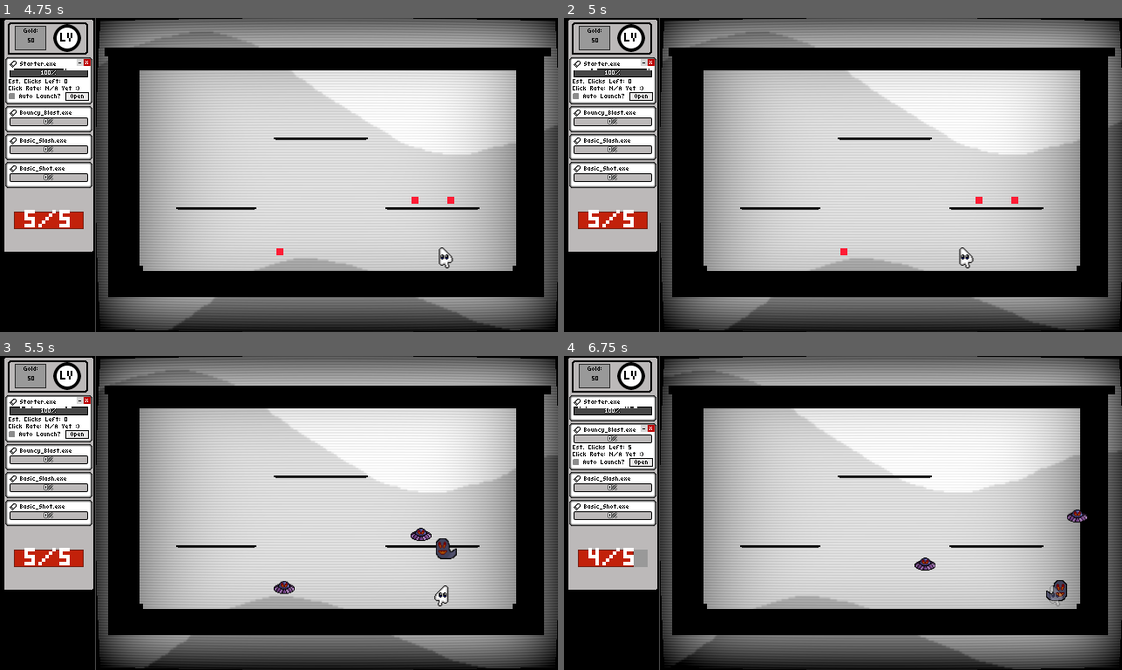
Above: before the commit, frames 1-4 (two rows, left to right).
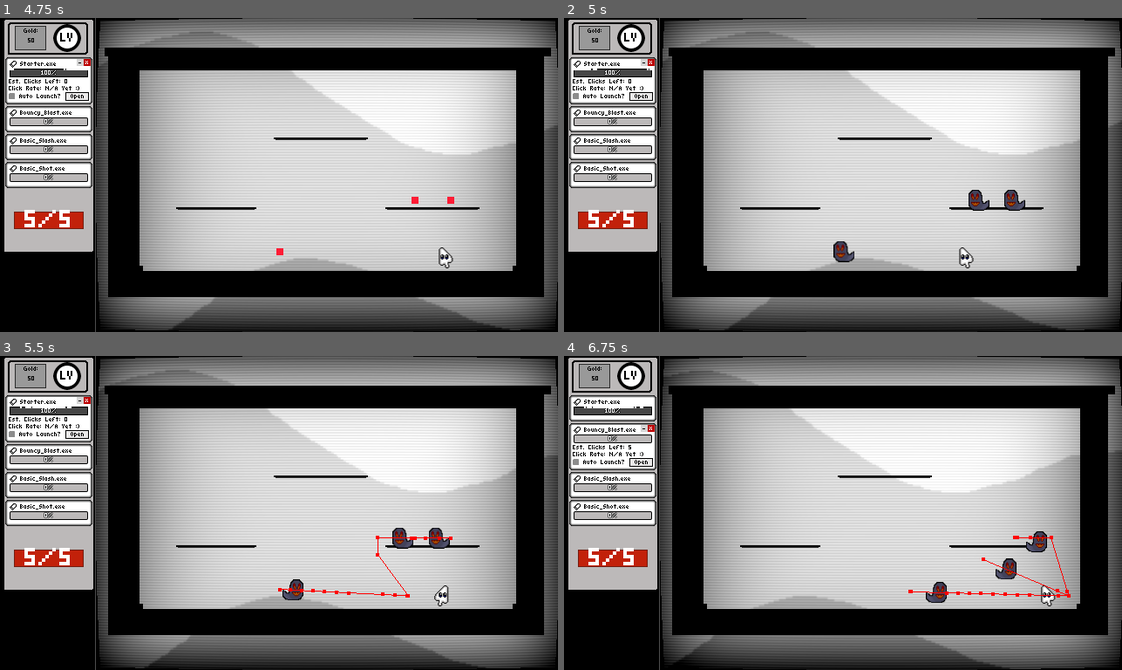
Above: after the commit, the same moments.

Repository: TNT-A/clicker-game-platformer
Game: Godot game, scene res://main_menu/main_menu.tscn
Same seed, same stepped clock (60 frames per second), same inputs: the game is played once before the commit and once after it. The engine's default icon, where the game draws it, is replaced by a stand-in: a white triangle on a blue panel in a dark square.
Inputs (mouse positions are in pixels of both pictures, inside the frame that each line leads up to):
- Up to frame 1 (4.75 s): click "Quick Start" at 0.5 s; tap Space at 1.25 s; move the mouse to (401, 159) at 1.27 s; hold D (Move_Right) 1.28-2 s; hold Right mouse button (Char_Ability) 1.28-2 s; tap Enter (ui_accept) at 1.52, 3.77 s; click "Auto Launch?" at 2 s; click "Auto Launch?" at 2.75 s; move the mouse to (401, 278) at 3.52 s; hold D (Move_Right) 3.53-4.28 s; click (401, 278) at 3.6 s; move the mouse to (334, 105) at 4.27 s; hold A (Move_Left) from 4.28 s (still down); tap = (Maximize) at 4.35 s
- Up to frame 2 (5 s): keep holding A (Move_Left)
- Up to frame 3 (5.5 s): move the mouse to (251, 575) at 5.02 s; release A (Move_Left) at 5.03 s; hold D (Move_Right) from 5.03 s (still down); tap - (Minimize) at 5.1 s; tap Enter (ui_accept) at 5.27 s
- Up to frame 4 (6.75 s): move the mouse to (1010, 560) at 5.77 s; hold 1 (Num_1) 5.78-6.53 s; tap Enter (ui_accept) at 6.02 s; move the mouse to (675, 465) at 6.52 s; release D (Move_Right) at 6.53 s; hold A (Move_Left) from 6.53 s (still down); tap 2 (Num_2) at 6.6 s

Frame 1 is identical in both runs. In frame 2, 0.6% of the frame differs, in the area x 48-83%, y 54-78%; in frame 3, 1.0%; in frame 4, 1.5%, in the area x 2-94%, y 4-100%.

Commit message:
Big work on enemies: Pathfinidng & Spawn Indicators
Reworked spawn indicators to be a part of the enemy class rather than an external spawn object.

Started work on the pathfinding component. It works, but doesn't always pathfind correctly and I'm trying to determine if that's a failing of the component or the navigation regions.

Diff:
--- /dev/null
+++ b/clicker-platformer/components/pathfinding_component/pathfinding_component.gd
@@ -0,0 +1,176 @@
+extends Node2D
+class_name PathfindingComponent
+
+@onready var navigation_agent_2d: NavigationAgent2D = $NavigationAgent2D
+@onready var timer_target_reset: Timer = $TimerTargetReset
+
+@export var active : bool = true
+@export var chase_player : bool = false
+
+@export var host_node : Node
+@export var target_node : Node
+var player_node : Player
+
+@export_category("Timer Logic")
+## Controls how long before the target position is shifted to a new pivot
+@export var reset_time : float = 2.0
+
+@export_category("Stopping Logic")
+## Controls the distance maximum before the objects stops pathfinding to it's target
+@export var stop_range : float = 15.0
+
+var host_pos : Vector2
+var target_pos : Vector2
+var player_pos : Vector2
+
+func _ready() -> void:
+	if InfoManager.game_manager:
+		var cur_room = InfoManager.game_manager.current_room
+		set_nav_layer(cur_room)
+	start_timer()
+	if !is_instance_valid(player_node):
+		if is_instance_valid(InfoManager.player):
+			player_node = InfoManager.player
+
+func set_nav_layer(room : RoomBase):
+	navigation_agent_2d.set_navigation_layer_value(room.room_slot, true)
+
+func start_timer():
+	timer_target_reset.wait_time = reset_time
+	timer_target_reset.start()
+
+func _process(delta: float) -> void:
+	set_target_pos()
+
+func set_target_pos():
+	if host_node:
+		host_pos = host_node.global_position
+	if target_node:
+		target_pos = target_node.global_position
+	if player_node:
+		player_pos = player_node.global_position
+
+func make_path():
+	if target_pos:
+		navigation_agent_2d.target_position = target_pos
+
+func get_path_dir():
+	var next_path_pos := navigation_agent_2d.get_next_path_position()
+	var dir := global_position.direction_to(next_path_pos)
+	return dir
+
+func change_target(target):
+	if target != null:
+		target_node = target
+		set_target_pos()
+
+func in_target_range() -> bool:
+	var distance = global_position.distance_to(target_pos)
+	if distance <= stop_range:
+		return true
+	else:
+		return false
+
+func _on_timer_target_reset_timeout() -> void:
+	make_path()
+	start_timer()
+
+##################################################
+
+#@export_group("Resetting Target + Choosing Pivot")
+### Controls how long before the target position is shifted to a new pivot
+#@export var reset_time : float = 2.0
+### Controls the pivot distance max (so the various pathfinding objects don't stack
+#@export var pivot_range : float = 10.0
+
+#@export_group("Stopping Logic")
+### Controls the distance maximum before the objects stops pathfinding to it's target
+#@export var stop_range : float = 15.0
+
+#var has_target : bool = true
+#var target_pivot : Vector2
+#var target_decided : bool = false
+#var at_target : bool = false
+
+#func _ready() -> void:
+	#$TimerTargetReset.wait_time = reset_time
+	#$TimerTargetReset.start()
+	#if chase_player == true:
+		#target_node = player
+	#if target_node == null:
+		#has_target = false
+
+#func _physics_process(delta: float) -> void:
+	#if active:
+		#pathfinding(speed)
+	#if !active:
+		#reset_velocity()
+	#if has_target:
+		#target_vector_position = target_node.global_position
+	#if target_node == null:
+		#has_target = false
+	#if is_instance_valid(target_node):
+		#new_target(target_node.global_position, pivot_range)
+#
+#func pathfinding(speed_change):
+	#var next_path_pos := nav_agent.get_next_path_position()
+	#var dir := global_position.direction_to(next_path_pos)
+	#if host:
+		#host.velocity = host.velocity.lerp(dir * speed_change, acceleration)
+		#host.move_and_slide()
+
+#func change_target(target):
+	#if target != null:
+		#target_node = target
+		#target_decided = false
+#
+##Checks if the host is within a certain distance of their target
+#func check_distance():
+	#var distance = global_position.distance_to(target_vector_position)
+	#if distance <= stop_range:
+		#at_target = true
+	#elif distance > stop_range:
+		#at_target = false
+#
+##Pick random within range of another location [
+#func random_location(location, range_D):
+	#var rng = RandomNumberGenerator.new()
+	#var random_position : Vector2 = Vector2()
+	#random_position.x = location.x + rng.randf_range(-range_D,range_D)
+	#random_position.y = location.y + rng.randf_range(-range_D,range_D)
+	#return random_position
+#
+##Resets the pathfinding path with help of timer
+#func make_path():
+	#if target_vector_position:
+		#nav_agent.target_position = target_vector_position
+#
+##Adds a pivot distace from the actual target so that everything pathfinding to it doesn't stack
+#func new_target(target_position, range_D):
+	#if target_decided == false:
+		#target_pivot = Vector2(0,0)
+		#target_pivot = random_pivot(range_D)
+		#target_decided = true
+		##print(target_decided)
+	#target_vector_position = target_position + target_pivot
+	##print(target_vector_position, " ", target_position)
+#
+##resets the target_pivot value every 2 seconds
+#func reset_target(range_D):
+	#target_pivot = random_pivot(range_D)
+#
+##Pick random pivot distance from a target
+#func random_pivot(range_D):
+	#var rng = RandomNumberGenerator.new()
+	#var random_pivot : Vector2 = Vector2()
+	#random_pivot.x = rng.randf_range(-range_D,range_D)
+	#random_pivot.y = rng.randf_range(-range_D,range_D)
+	#return random_pivot
+#
+#func _on_timer_pathfinding_timeout() -> void:
+	#make_path()
+	#check_distance()
+#
+#func _on_timer_target_reset_timeout() -> void:
+	#reset_target(pivot_range)
+	##print("timer out")
--- /dev/null
+++ b/clicker-platformer/components/pathfinding_component/pathfinding_component.tscn
@@ -0,0 +1,17 @@
+[gd_scene load_steps=2 format=3 uid="uid://be3sw412tjllq"]
+
+[ext_resource type="Script" uid="uid://ddtbf75q1cpen" path="res://components/pathfinding_component/pathfinding_component.gd" id="1_8mrb7"]
+
+[node name="PathfindingComponent" type="Node2D"]
+script = ExtResource("1_8mrb7")
+reset_time = 0.5
+
+[node name="NavigationAgent2D" type="NavigationAgent2D" parent="."]
+navigation_layers = 0
+radius = 8.0
+debug_enabled = true
+
+[node name="TimerTargetReset" type="Timer" parent="."]
+one_shot = true
+
+[connection signal="timeout" from="TimerTargetReset" to="." method="_on_timer_target_reset_timeout"]
--- a/clicker-platformer/enemies/enemies/bounce_enemy/bounce_enemy.gd
+++ b/clicker-platformer/enemies/enemies/bounce_enemy/bounce_enemy.gd
@@ -6,6 +6,7 @@
 var can_bounce : bool = true
 
 func _ready() -> void:
+	super()
 	var rand_num = randi_range(0,3)
 	if rand_num == 0:
 		dir = Vector2(-1,1)
--- a/clicker-platformer/enemies/enemies/bully_box/bully_box.gd
+++ b/clicker-platformer/enemies/enemies/bully_box/bully_box.gd
@@ -16,6 +16,7 @@
 	move_and_slide()
 
 func _ready() -> void:
+	super()
 	var rand_num = randi_range(0,1)
 	if rand_num == 1:
 		vertical_time = true
--- a/clicker-platformer/enemies/enemies/follow_shoot/follow_shoot.gd
+++ b/clicker-platformer/enemies/enemies/follow_shoot/follow_shoot.gd
@@ -1,4 +1,6 @@
 extends Enemy
+
+@onready var pathfinding_component: PathfindingComponent = $PathfindingComponent
 
 var dir : Vector2
 @export var base_speed : int = 65
@@ -6,11 +8,16 @@
 var recoil : bool = false
 
 func _ready() -> void:
+	super()
+	if is_instance_valid(InfoManager.player):
+		pathfinding_component.target_node = InfoManager.player
+	else:
+		print("UHHHHHHHHH")
 	speed = randi_range(base_speed-25, base_speed+15)
 
 func _physics_process(delta: float) -> void:
 	if !recoil:
-		dir = (InfoManager.player.global_position - global_position).normalized()
+		dir = pathfinding_component.get_path_dir()
 	if recoil:
 		dir = (global_position - InfoManager.player.global_position).normalized()
 	velocity = dir * speed
--- a/clicker-platformer/enemies/enemies/follow_shoot/follow_shoot.tscn
+++ b/clicker-platformer/enemies/enemies/follow_shoot/follow_shoot.tscn
@@ -1,9 +1,10 @@
-[gd_scene load_steps=8 format=3 uid="uid://ckex26b6ohhog"]
+[gd_scene load_steps=9 format=3 uid="uid://ckex26b6ohhog"]
 
 [ext_resource type="Script" uid="uid://cqairrnylytqf" path="res://enemies/enemies/follow_shoot/follow_shoot.gd" id="1_4gxwk"]
 [ext_resource type="PackedScene" uid="uid://bgn6skvlyj2v4" path="res://components/health/health_component.tscn" id="2_d8ypv"]
 [ext_resource type="Texture2D" uid="uid://qsknxe1kfjr0" path="res://sprites/enemies/evil_ghost.png" id="3_hv0tj"]
 [ext_resource type="PackedScene" uid="uid://c6oyye8in20of" path="res://components/damage_zone/damage_zone.tscn" id="4_hv0tj"]
+[ext_resource type="PackedScene" uid="uid://be3sw412tjllq" path="res://components/pathfinding_component/pathfinding_component.tscn" id="5_7r7x7"]
 
 [sub_resource type="CircleShape2D" id="CircleShape2D_a6y5m"]
 radius = 3.16228
@@ -48,5 +49,8 @@
 [node name="RecoilTimer" type="Timer" parent="."]
 one_shot = true
 
+[node name="PathfindingComponent" parent="." node_paths=PackedStringArray("host_node") instance=ExtResource("5_7r7x7")]
+host_node = NodePath("..")
+
 [connection signal="body_shape_entered" from="DamageZone" to="." method="_on_damage_zone_body_shape_entered"]
 [connection signal="timeout" from="RecoilTimer" to="." method="_on_recoil_timer_timeout"]
--- a/clicker-platformer/enemies/enemies/ufo/ufo_enemy.gd
+++ b/clicker-platformer/enemies/enemies/ufo/ufo_enemy.gd
@@ -18,6 +18,7 @@
 var radius : int = 40
 
 func _ready() -> void:
+	super()
 	speed = randi_range(base_speed - 40, base_speed + 40)
 	attack_speed = randf_range(base_attack_speed - 1.0, base_attack_speed + 2.0)
 	$AttackTimer.wait_time = attack_speed
--- a/clicker-platformer/enemies/enemies/walker/walker_enemy.gd
+++ b/clicker-platformer/enemies/enemies/walker/walker_enemy.gd
@@ -12,6 +12,7 @@
 var dir = -1
 
 func _ready() -> void:
+	super()
 	speed = randi_range(base_speed - 40, base_speed + 20)
 	var rand_num = randi_range(0,1)
 	if rand_num == 0:
--- a/clicker-platformer/enemies/enemy_base/enemy.gd
+++ b/clicker-platformer/enemies/enemy_base/enemy.gd
@@ -9,7 +9,52 @@
 
 @export var is_boss : bool = false
 
+@export_category("Spawn Indicator Vars")
+@export var use_indicator : bool = false
+@export var indicator_time : float = 1.0
+@export var indicator_texture : Texture
+
+var cur_indicator : SpawnIndicator
+@onready var indicator_scene : PackedScene = preload("res://enemies/spawn_indicator/spawn_indicator.tscn")
+
 var gold : int = 10
+
+func _ready() -> void:
+	#print("Hi!")
+	#print("Im an enemy, am I using the indicator: " + str(use_indicator))
+	if use_indicator:
+		#print("Using indicator!!!")
+		spawn_indicator()
+		freeze_enemy()
+		if indicator_time >= 0:
+			await get_tree().create_timer(indicator_time).timeout
+			despawn_indicator()
+			unfreeze_enemy()
+		else:
+			despawn_indicator()
+			unfreeze_enemy()
+
+func spawn_indicator():
+	var new_indicator : SpawnIndicator = indicator_scene.instantiate()
+	new_indicator.global_position = self.global_position
+	cur_indicator = new_indicator
+	get_parent().add_child(cur_indicator)
+
+func despawn_indicator():
+	if cur_indicator:
+		cur_indicator.queue_free()
+
+func freeze_enemy():
+	print("Frozen")
+	self.process_mode = PROCESS_MODE_DISABLED
+	self.disable_mode = CollisionObject2D.DISABLE_MODE_REMOVE
+	self.visible = false
+
+func unfreeze_enemy():
+	print("Unfrozen")
+	self.process_mode = Node.PROCESS_MODE_INHERIT
+	self.disable_mode = CollisionObject2D.DISABLE_MODE_KEEP_ACTIVE
+	self.visible = true
 
 func flash():
 	if is_boss:
--- a/clicker-platformer/enemies/spawn_indicator/spawn_indicator.gd
+++ b/clicker-platformer/enemies/spawn_indicator/spawn_indicator.gd
@@ -1,14 +1,12 @@
 extends Node2D
 class_name SpawnIndicator
 
-var is_boss : bool
-var enemy_to_spawn : PackedScene
-var spawn_pos : Vector2
-
-func _on_wait_timer_timeout() -> void:
-	var new_enemy : Enemy = enemy_to_spawn.instantiate()
-	new_enemy.is_boss = is_boss
-	new_enemy.global_position = spawn_pos
-	get_parent().call_deferred("add_child", new_enemy)
-	SignalBus.enemy_spawned.emit(new_enemy)
-	queue_free()
+#var enemy_to_spawn : PackedScene
+#var spawn_pos : Vector2
+#
+#func _on_wait_timer_timeout() -> void:
+	#var new_enemy : Enemy = enemy_to_spawn.instantiate()
+	#new_enemy.global_position = spawn_pos
+	#get_parent().call_deferred("add_child", new_enemy)
+	#SignalBus.enemy_spawned.emit(new_enemy)
+	#queue_free()
--- a/clicker-platformer/enemy_controller/enemy_controller.gd
+++ b/clicker-platformer/enemy_controller/enemy_controller.gd
@@ -112,12 +112,20 @@
 
 #Spawns an enemy via a spawn indicator, letting the player know where they'll appear
 func spawn_enemy_with_indicator(enemy:PackedScene, pos:Vector2):
-	var enemy_indicator : SpawnIndicator = spawn_indicator_scene.instantiate()
-	enemy_indicator.global_position = pos
-	enemy_indicator.spawn_pos = pos
-	enemy_indicator.enemy_to_spawn = enemy
-	add_child(enemy_indicator)
-	credits -= credit_cost[enemy]
+	var new_enemy : Enemy = enemy.instantiate()
+	active_enemies.append(new_enemy)
+	enemy_count += 1
+	new_enemy.global_position = pos
+	new_enemy.use_indicator = true
+	#print(new_enemy.use_indicator)
+	call_deferred("add_child", new_enemy)
+
+	#var enemy_indicator : SpawnIndicator = spawn_indicator_scene.instantiate()
+	#enemy_indicator.global_position = pos
+	#enemy_indicator.spawn_pos = pos
+	#enemy_indicator.enemy_to_spawn = enemy
+	#add_child(enemy_indicator)
+	#credits -= credit_cost[enemy]
 
 #Adds the spawned enemy to the active_enemies list and increaes enemy_count
 func register_enemy(enemy:Enemy):
--- a/clicker-platformer/enemy_controller/enemy_pool_resource/pool_testing.tres
+++ b/clicker-platformer/enemy_controller/enemy_pool_resource/pool_testing.tres
@@ -3,30 +3,31 @@
 [ext_resource type="Script" uid="uid://dy7wxx7u31nve" path="res://enemy_controller/enemy_pool_resource/enemy_data_resource.gd" id="1_05rtk"]
 [ext_resource type="Script" uid="uid://c7n7ogi18ld38" path="res://enemy_controller/enemy_pool_resource/enemy_pool_resource.gd" id="1_442hn"]
 
-[sub_resource type="Resource" id="Resource_nh8x5"]
-script = ExtResource("1_05rtk")
-spawn_weight = 2.0
-credit_num = 3.0
-metadata/_custom_type_script = "uid://dy7wxx7u31nve"
-
 [sub_resource type="Resource" id="Resource_05rtk"]
 script = ExtResource("1_05rtk")
+spawn_weight = 3.0
 metadata/_custom_type_script = "uid://dy7wxx7u31nve"
 
 [sub_resource type="Resource" id="Resource_7vijl"]
 script = ExtResource("1_05rtk")
+spawn_weight = 3.0
 metadata/_custom_type_script = "uid://dy7wxx7u31nve"
 
 [sub_resource type="Resource" id="Resource_71anq"]
 script = ExtResource("1_05rtk")
-spawn_weight = 2.0
+spawn_weight = 50.0
 credit_num = 2.0
 metadata/_custom_type_script = "uid://dy7wxx7u31nve"
 
 [sub_resource type="Resource" id="Resource_3t0op"]
 script = ExtResource("1_05rtk")
-spawn_weight = 3.0
 credit_num = 4.0
+metadata/_custom_type_script = "uid://dy7wxx7u31nve"
+
+[sub_resource type="Resource" id="Resource_nh8x5"]
+script = ExtResource("1_05rtk")
+spawn_weight = 2.0
+credit_num = 3.0
 metadata/_custom_type_script = "uid://dy7wxx7u31nve"
 
 [resource]
--- a/clicker-platformer/game_manager/game_manager.tscn
+++ b/clicker-platformer/game_manager/game_manager.tscn
@@ -37,6 +37,7 @@
 
 [node name="RoomController" parent="SubViewportContainer/SubViewport" instance=ExtResource("3_kkxic")]
 position = Vector2(80, 0)
+num_combat_room = 5
 
 [node name="BossController" parent="SubViewportContainer/SubViewport" instance=ExtResource("4_qs53i")]
 
--- a/clicker-platformer/room_controller/room_base/room_base.gd
+++ b/clicker-platformer/room_controller/room_base/room_base.gd
@@ -115,6 +115,10 @@
 			tilemap_ref = child
 			var tilemap_size : Vector2i = get_tilemap_size(child)
 			var corner_pos : Vector2 = get_corner_pos(child)
+			#call_deferred("spawn_walls", child)
+			#call_deferred("set_area_size", child)
+			#call_deferred("change_region_dimensions", tilemap_size.x, tilemap_size.y, corner_pos)
+			#call_deferred("set_cam_pos")
 			spawn_walls(child)
 			set_area_size(child)
 			change_region_dimensions(tilemap_size.x, tilemap_size.y, corner_pos)
@@ -170,6 +174,18 @@
 
 func change_region_dimensions(width : float, height : float, pos : Vector2):
 	var nav_poly : NavigationPolygon = navigation_region_2d.navigation_polygon
+	if !nav_poly:
+		nav_poly = NavigationPolygon.new()
+	nav_poly.clear()
+	navigation_region_2d.set_navigation_layer_value(room_slot, true)
+	nav_poly.source_geometry_mode = NavigationPolygon.SOURCE_GEOMETRY_GROUPS_WITH_CHILDREN
+	nav_poly.source_geometry_group_name = "nav_group"
+	nav_poly.agent_radius = 8
+
+	#navigation_region_2d.navigation_polygon.source_geometry_mode = NavigationPolygon.SOURCE_GEOMETRY_GROUPS_WITH_CHILDREN
+	#navigation_region_2d.navigation_polygon.source_geometry_group_name = "nav_group"
+	#navigation_region_2d.navigation_polygon.agent_radius = 8
+
 	var layout : NavigationMeshSourceGeometryData2D = NavigationMeshSourceGeometryData2D.new()
 	if !nav_poly:
 		nav_poly = NavigationPolygon.new()
@@ -181,14 +197,13 @@
 		Vector2(pos.x, pos.y + height),
 	])
 	nav_poly.add_outline(new_vertices)
-	layout.add_obstruction_outline(new_vertices)
-	NavigationServer2D.parse_source_geometry_data(nav_poly, layout, self)
+	##### IDK WHY BUT THESE DONT SEEM TO DO ANYTHING????
+	#layout.add_obstruction_outline(new_vertices)
+	NavigationServer2D.parse_source_geometry_data(nav_poly, layout, tilemap_ref)
+	NavigationServer2D.bake_from_source_geometry_data(nav_poly, layout)
+	#####
 	navigation_region_2d.navigation_polygon = nav_poly
-	navigation_region_2d.navigation_polygon.source_geometry_mode = NavigationPolygon.SOURCE_GEOMETRY_GROUPS_WITH_CHILDREN
-	navigation_region_2d.navigation_polygon.source_geometry_group_name = "nav_group"
-	navigation_region_2d.navigation_polygon.agent_radius = 8
-	navigation_region_2d.set_navigation_layer_value(room_slot, true)
-	navigation_region_2d.bake_navigation_polygon()
+	#navigation_region_2d.bake_navigation_polygon()
 
 func set_cam_pos():
 	for child in get_children():
@@ -210,7 +225,7 @@
 			#print("Navigation ready after ", attempts, " frames / Spawn Point: " + str(player_spawn.position))
 			return
 		if attempts == max_attempts:
-			print("Why????: " + test_point)
+			print("Why????: " + str(test_point))
 
 func set_cam_margins():
 	var map_dimensions : Vector2 = get_tilemap_size(tilemap_ref)
Not shown, added: clicker-platformer/components/pathfinding_component/pathfinding_component.gd.uid
